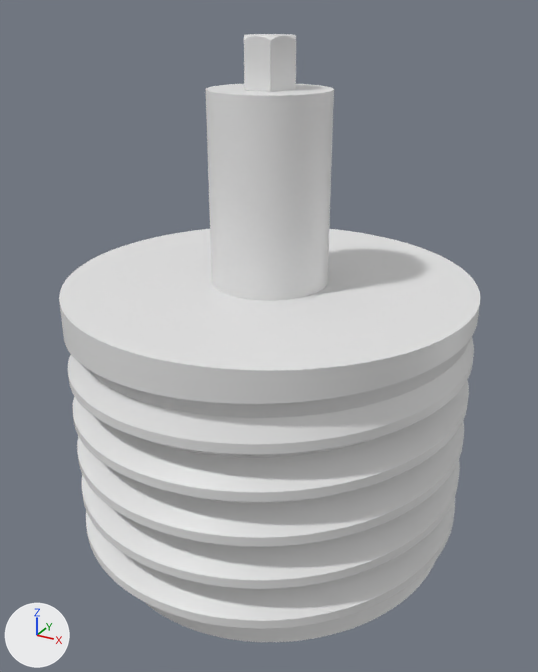
One commit to the Blender file Pecas_eixo_motores/encaixe_roda.blend: the scene before it, then after it.
The view is the same before and after, from a 50 mm camera at (7.5, -13.67, 27.98) aimed at (0.06, -0.13, 21.21). Arrows for +X, +Y and +Z are at lower left; the lights stay in place. The same objects are shown in both versions, whatever each file hides.

The first picture shows 'molde_femea_roda_eixo'.
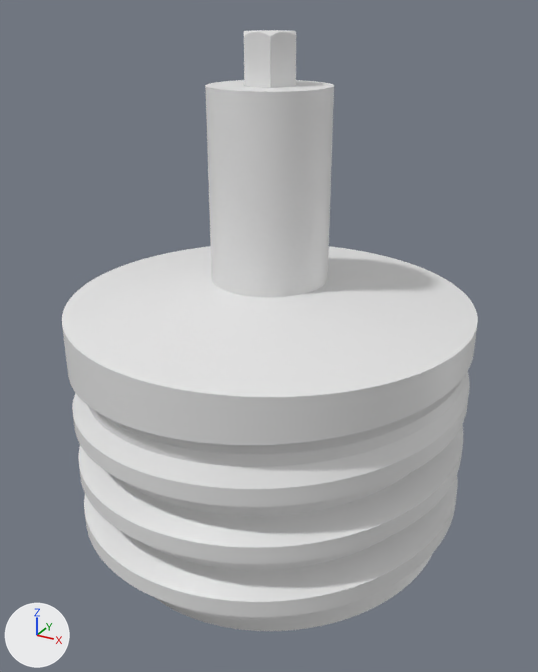
What differs and where, as boxes [x1, y1, x2, y2] in the pictures (538 x 672 px):
```json
{"object": "molde_femea_roda_eixo", "change": "reshaped", "before": [59, 34, 480, 642], "after": [62, 30, 478, 631]}
```

The change, as JSON lines over the scene's bpy script:
```json
{"op": "set", "path": "ob_molde_femea_roda_eixo", "old": "bpy.data.objects.new('molde_femea_roda_eixo', me_bolt_002)", "new": "bpy.data.objects.new('molde_femea_roda_eixo', me_bolt_001)"}
```
